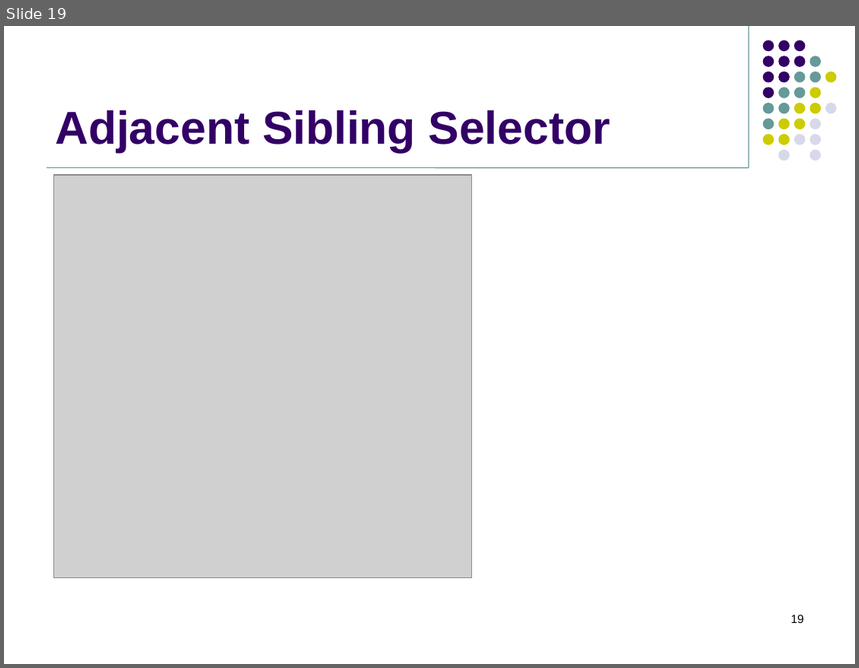
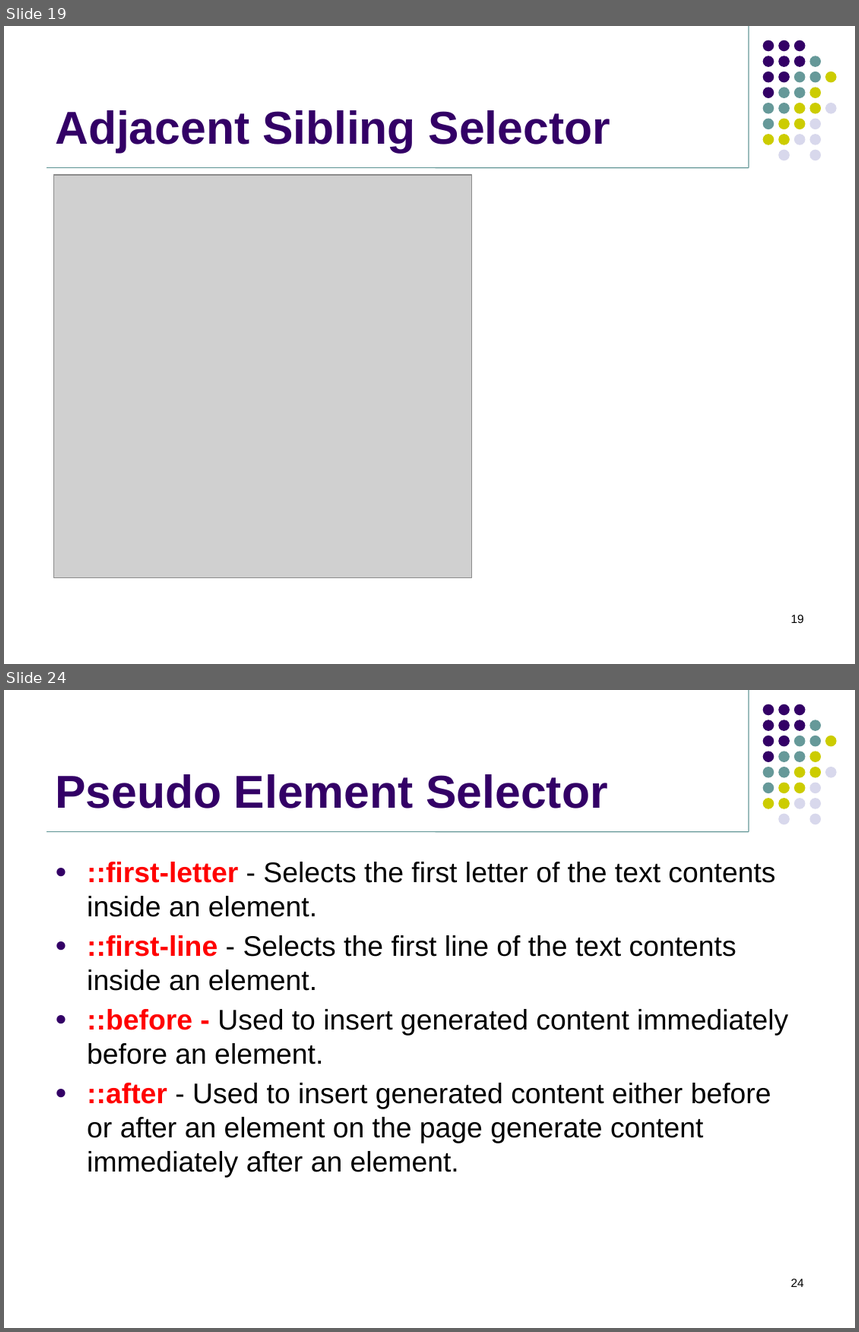
Before and after one commit to jasdhiratrevature/TrainingSlides, a slide deck: HTML/03_CSS_Selectors.pptx. Shown one above the other, each under a label of ours: slide 19 before the commit, slides 19 and 24 after it; the slides between them are not shown. The pictures are 859x668 and 859x1332 pixels, drawn with LibreOffice and Linux fonts; fonts in the diff are those of the drawing; grey boxes stand for pictures; background and template pictures are left out. Boxes give left, top, right and bottom in pixels: in the first picture for what was removed or moved away, otherwise in the second. Text is boxed around its words. In the diff, an @@ line names an element or a change of style, - is before the commit and + after.

```diff
--- a/HTML/03_CSS_Selectors.pptx
+++ b/HTML/03_CSS_Selectors.pptx
@@ slide 24 added at (4, 690, 855, 1328), background #FFFFFF; not listed: 33 template elements that a slide beside it also shows @@
@@ title added at (55, 774, 608, 809), 39 pt, text #330066, bold @@
+Pseudo Element Selector
@@ text added at (87, 862, 788, 1178), 24 pt, text #000000 @@
+● ::first-letter - Selects the first letter of the text contents inside an element.
+● ::first-line - Selects the first line of the text contents inside an element.
+● ::before - Used to insert generated content immediately before an element.
+● ::after - Used to insert generated content either before or after an element on the page generate content immediately after an element.
@@ page number added at (791, 1279, 804, 1287), 10 pt, text #000000 @@
+24
```
Also in this commit, not shown: 2 slides changed, 7 other slides added.
